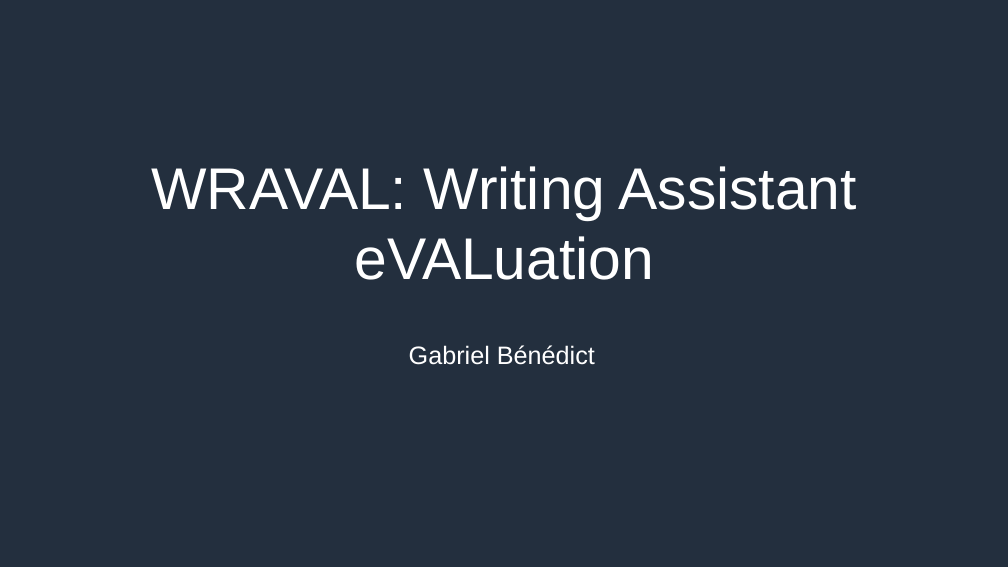
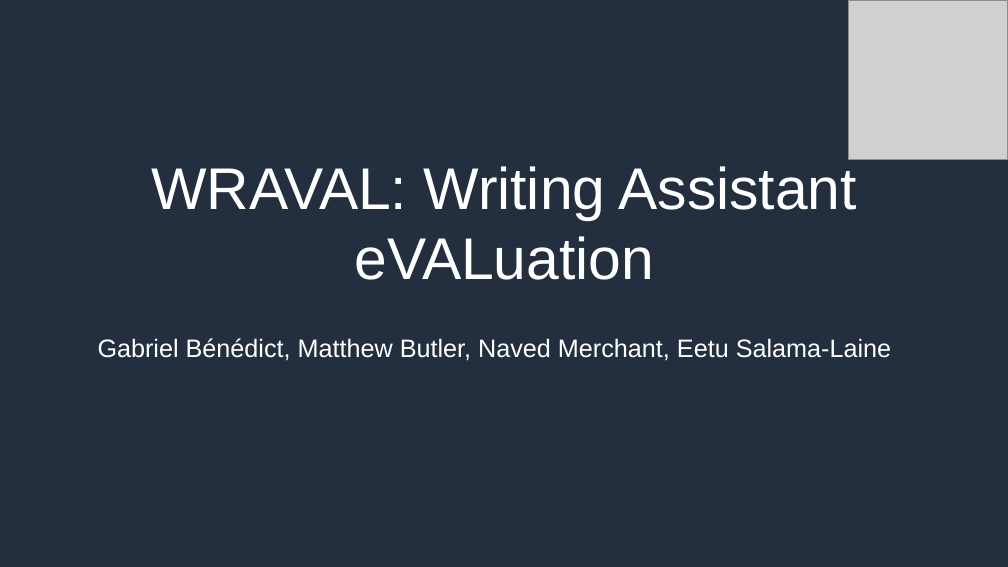
Before and after one commit to amazon-science/wraval, a slide deck: slide 2 of resources/wraval_presentation.pptx. Drawn at 1008x567 pixels with LibreOffice and Linux fonts; fonts in the diff are those of the drawing; grey boxes stand for pictures; background and template pictures are left out. Boxes give left, top, right and bottom in pixels: in the first picture for what was removed or moved away, otherwise in the second. Text is boxed around its words. In the diff, an @@ line names an element or a change of style, - is before the commit and + after.

```diff
--- a/resources/wraval_presentation.pptx
+++ b/resources/wraval_presentation.pptx
@@ picture added at (849,0,1008,159) @@
@@ text at (98,338,891,361): text changed @@
-Gabriel Bénédict
+Gabriel Bénédict, Matthew Butler, Naved Merchant, Eetu Salama-Laine
```
Also in this commit, not shown: 5 other slides changed, 12 slides added, 5 slides removed, 5 other files.
